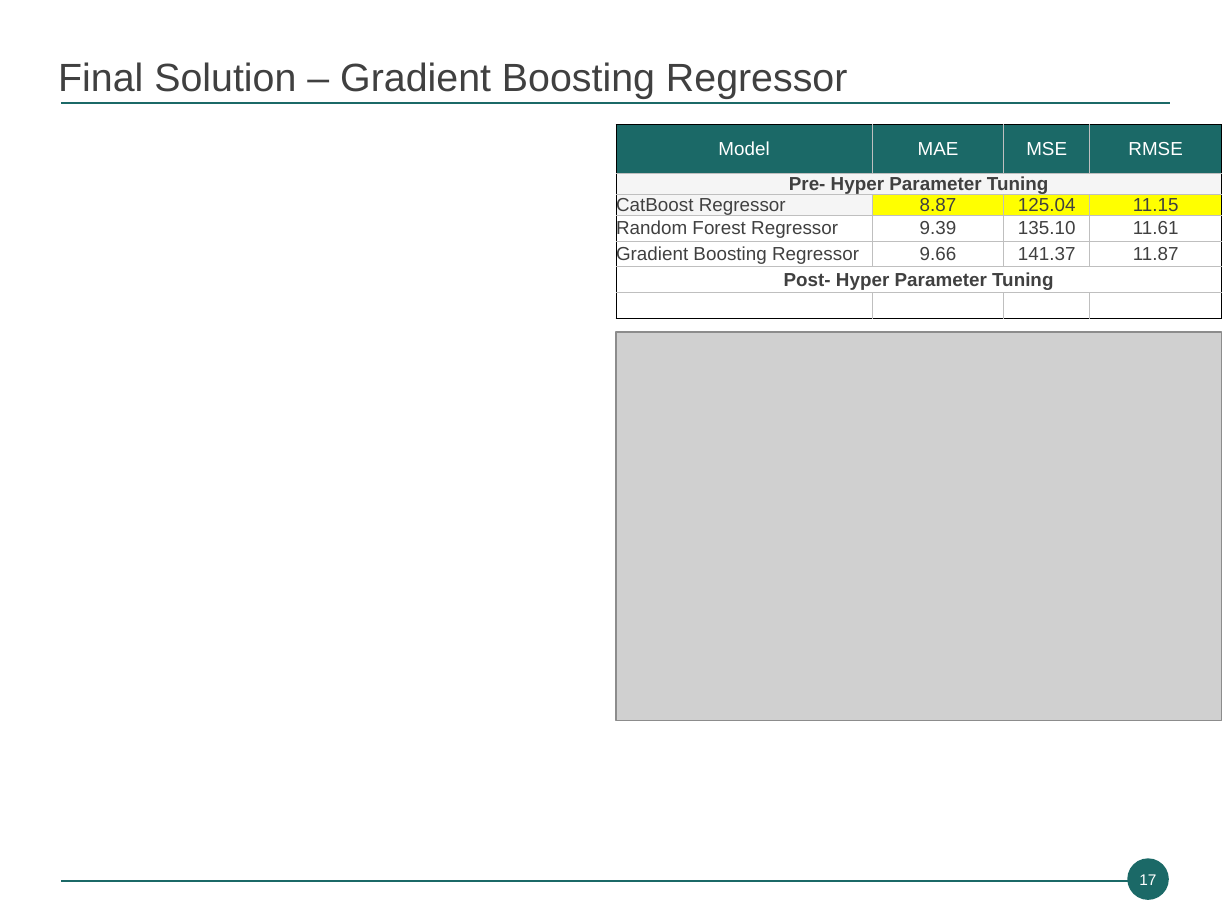
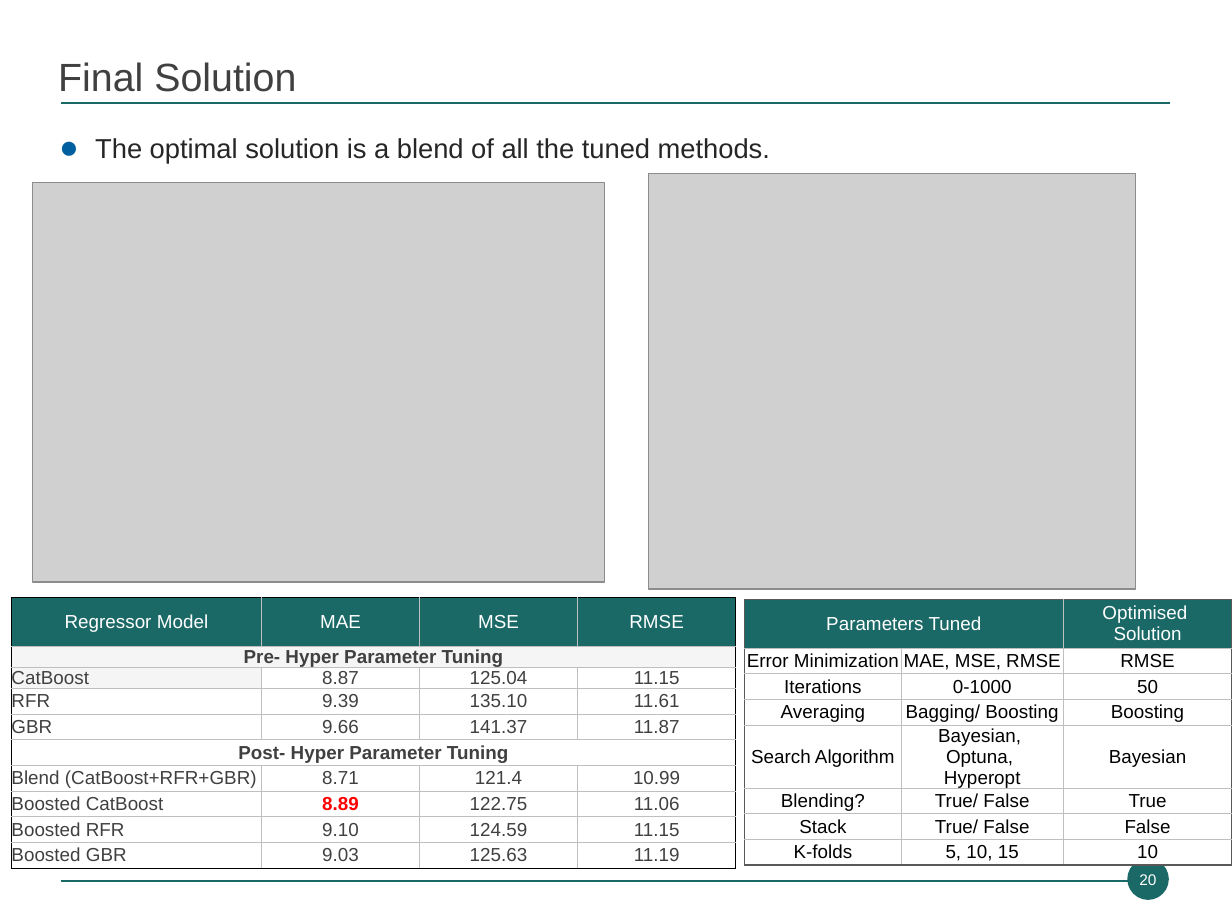
Before and after one commit to munishkumar-gh/munishkumar-gh.github.io, a slide deck: slide 20 of SPE_Paper/Prediction of Recovery Factor using Machine Learning Methods.pptx (slide 17 before the commit). Drawn at 1232x924 pixels with LibreOffice and Linux fonts; fonts in the diff are those of the drawing; grey boxes stand for pictures; background and template pictures are left out. Boxes give left, top, right and bottom in pixels: in the first picture for what was removed or moved away, otherwise in the second. Text is boxed around its words. In the diff, an @@ line names an element or a change of style, - is before the commit and + after.

```diff
--- a/SPE_Paper/Prediction of Recovery Factor using Machine Learning Methods.pptx
+++ b/SPE_Paper/Prediction of Recovery Factor using Machine Learning Methods.pptx
@@ title at box(58, 62, 296, 92): text changed @@
-Final Solution – Gradient Boosting Regressor
+Final Solution
@@ text added at box(95, 138, 770, 163), 16 pt, text #262626 @@
+● The optimal solution is a blend of all the tuned methods.
@@ picture added at box(648, 174, 1136, 589) @@
@@ picture added at box(33, 182, 605, 582) @@
@@ picture removed at box(616, 331, 1222, 719) @@
@@ table at box(11, 598, 734, 871) @@
-row 1, column 1: Model
+row 1, column 1: Regressor Model
-row 3, column 1: CatBoost Regressor
+row 3, column 1: CatBoost
-row 4, column 1: Random Forest Regressor
+row 4, column 1: RFR
-row 5, column 1: Gradient Boosting Regressor
+row 5, column 1: GBR
-row 7:  |  |  | 
+row 7: Blend (CatBoost+RFR+GBR) | 8.71 | 121.4 | 10.99
+row 8: Boosted CatBoost | 8.89 | 122.75 | 11.06
+row 9: Boosted RFR | 9.10 | 124.59 | 11.15
+row 10: Boosted GBR | 9.03 | 125.63 | 11.19
@@ table: place and size @@
-table at box(616, 124, 1222, 322)
+table at box(11, 598, 734, 871)
@@ table added at box(744, 599, 1231, 870), 8 rows, 3 columns @@
+Parameters Tuned |  | Optimised Solution
+Error Minimization | MAE, MSE, RMSE | RMSE
+Iterations | 0-1000 | 50
+Averaging | Bagging/ Boosting | Boosting
+Search Algorithm | Bayesian, / Optuna, / Hyperopt | Bayesian
+Blending? | True/ False | True
+Stack | True/ False | False
+K-folds | 5, 10, 15 | 10
@@ page number at box(1139, 874, 1156, 885): text changed @@
-17
+20
```
Also in this commit, not shown: 11 other slides changed, 5 slides added, 2 slides removed, 11 other files.
